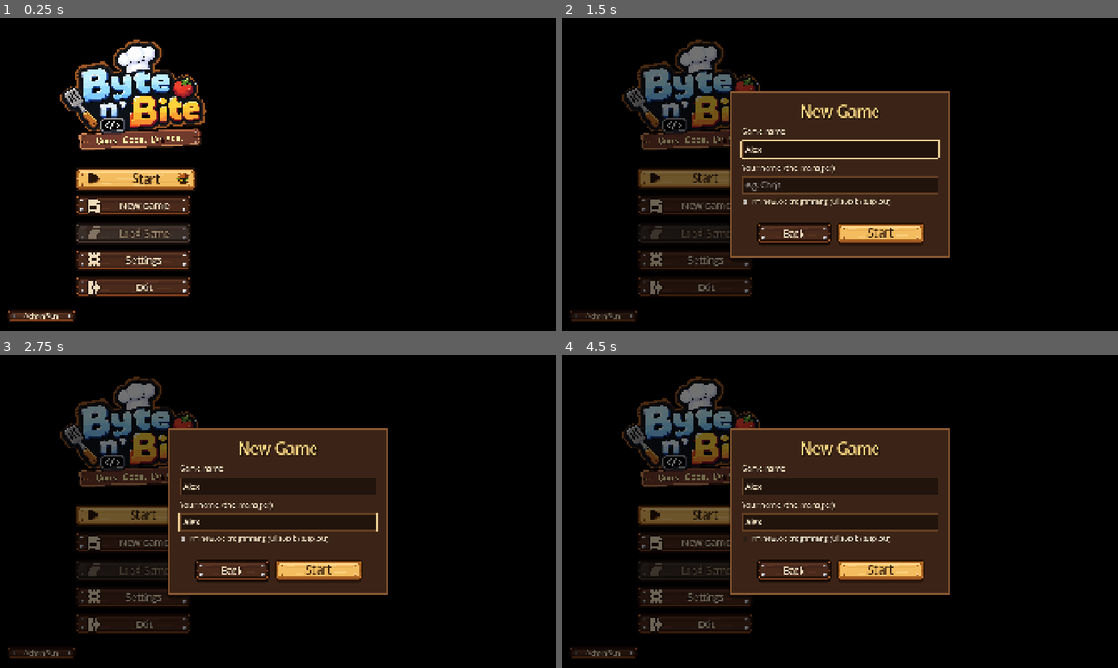
Above: before the commit, frames 1-4 (two rows, left to right).
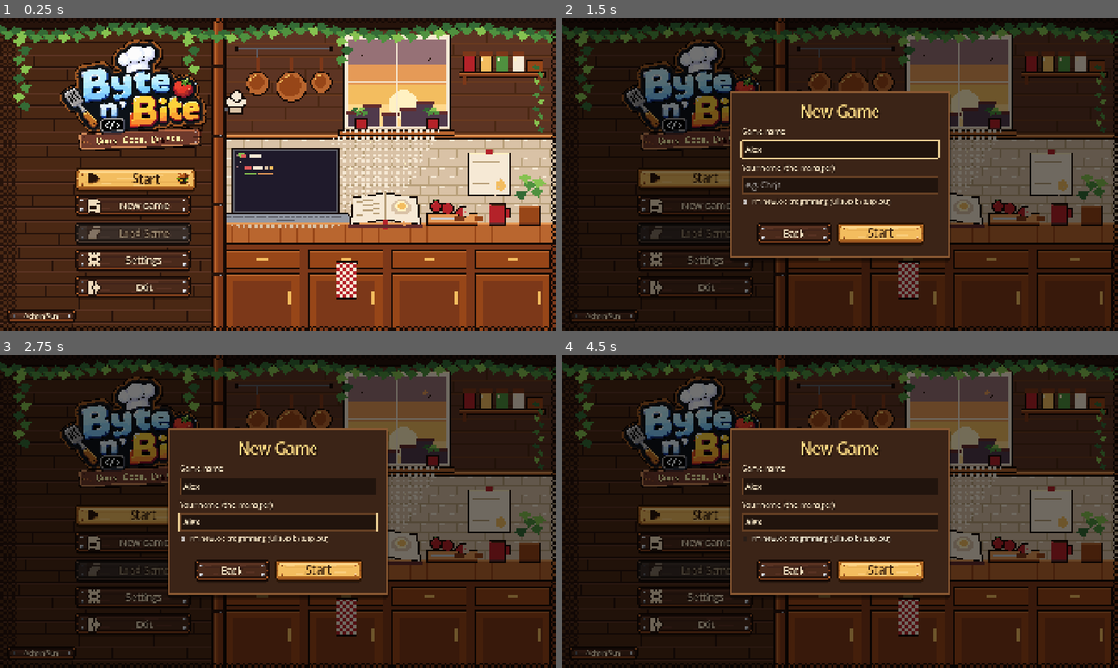
Above: after the commit, the same moments.

Repository: cgpatz/Byte-n-Bite
Game: Godot game, scene res://scenes/main_menu/MainMenu.tscn
The game is run twice, just before and just after one commit, with the same random seed, the same clock (stepped at 60 frames per second) and the same inputs. Video files are missing from this copy of the repository; at most half a second of black plays in their place.
Inputs (mouse positions are in pixels of both pictures, inside the frame that each line leads up to):
- Up to frame 1 (0.25 s): no input
- Up to frame 2 (1.5 s): click "Start" at 0.5 s; click (840, 146) at 1.27 s; type "Alex" at 1.35 s
- Up to frame 3 (2.75 s): click (278, 520) at 1.5 s; type "Alex" at 1.58 s; click "Start" at 2 s
- Up to frame 4 (4.5 s): click "New Game" at 2.75 s; click "New Game" at 3.5 s; click "I'm new to C programming (ful…" at 4.25 s

The runs differ from the first frame. In frame 1, 79% of the frame differs, in the area x 0-100%, y 0-100%; in frame 2, 56%; in frame 3, 56%; in frame 4, 56%.

Commit message:
Main menu: animated 'Code Corner' pixel-art background (8-frame sprite sheet) replaces the old background picture; button design unchanged
Co-Authored-By: Claude Opus 5.5 <noreply@anthropic.com>
Claude-Session: https://claude.ai/code/session_01NeiSajwQCLTWBjc7kvo1js

Diff:
--- a/scenes/main_menu/MainMenu.tscn
+++ b/scenes/main_menu/MainMenu.tscn
@@ -2,23 +2,13 @@
 
 [ext_resource type="Script" uid="uid://dh7lfjrxrt0h5" path="res://scenes/main_menu/main_menu.gd" id="2_script"]
 [ext_resource type="Texture2D" uid="uid://cukutf2dqoshj" path="res://assets/ui/logo/logo.png" id="3_logo"]
-[ext_resource type="Texture2D" uid="uid://2jpgdv0x8cal" path="res://assets/backgrounds/main_menu_bg.png" id="bg_tex"]
-[ext_resource type="VideoStream" uid="uid://bw28ggnyuiha5" path="res://assets/backgrounds/main_menu_bg.ogv" id="bg_video"]
+[ext_resource type="Texture2D" path="res://assets/backgrounds/main_menu_bg_v8.png" id="bg_tex"]
 [ext_resource type="Texture2D" uid="uid://co1ynuno66u2l" path="res://assets/ui/icons/burger.png" id="ic_burger"]
 [ext_resource type="Texture2D" uid="uid://c00axfkcsl1nj" path="res://assets/ui/icons/exit.png" id="ic_exit"]
 [ext_resource type="Texture2D" uid="uid://duc4o30ouos77" path="res://assets/ui/icons/load_game.png" id="ic_load"]
 [ext_resource type="Texture2D" uid="uid://vkuuu6ij0lcf" path="res://assets/ui/icons/new_game.png" id="ic_new"]
 [ext_resource type="Texture2D" uid="uid://cetj7e768diq4" path="res://assets/ui/icons/settings.png" id="ic_settings"]
 [ext_resource type="Texture2D" uid="uid://1pm8aj1dflag" path="res://assets/ui/icons/start_dark.png" id="ic_start"]
-
-[sub_resource type="Gradient" id="Gradient_overlay"]
-offsets = PackedFloat32Array(0, 0.4, 0.7)
-colors = PackedColorArray(0, 0, 0, 0.62, 0, 0, 0, 0.3, 0, 0, 0, 0)
-
-[sub_resource type="GradientTexture2D" id="GradientTexture2D_overlay"]
-gradient = SubResource("Gradient_overlay")
-width = 256
-height = 16
 
 [node name="MainMenu" type="Control" unique_id=60686527]
 layout_mode = 3
@@ -36,33 +26,10 @@
 anchor_bottom = 1.0
 grow_horizontal = 2
 grow_vertical = 2
+texture_filter = 1
 texture = ExtResource("bg_tex")
 expand_mode = 1
 stretch_mode = 6
-
-[node name="BackgroundVideo" type="VideoStreamPlayer" parent="." unique_id=2094412617]
-layout_mode = 1
-anchors_preset = 15
-anchor_right = 1.0
-anchor_bottom = 1.0
-grow_horizontal = 2
-grow_vertical = 2
-mouse_filter = 2
-stream = ExtResource("bg_video")
-autoplay = true
-expand = true
-loop = true
-
-[node name="Overlay" type="TextureRect" parent="." unique_id=891494266]
-layout_mode = 1
-anchors_preset = 15
-anchor_right = 1.0
-anchor_bottom = 1.0
-grow_horizontal = 2
-grow_vertical = 2
-mouse_filter = 2
-texture = SubResource("GradientTexture2D_overlay")
-expand_mode = 1
 
 [node name="MenuColumn" type="VBoxContainer" parent="." unique_id=1990715131]
 layout_mode = 0
--- a/scenes/main_menu/main_menu.gd
+++ b/scenes/main_menu/main_menu.gd
@@ -3,7 +3,11 @@
 ## Art is optional: drop files at the paths below and they're picked up
 ## automatically, or assign textures directly in the Inspector.
 
-const BACKGROUND_PATH := "res://assets/backgrounds/main_menu_bg.png"
+const BACKGROUND_PATH := "res://assets/backgrounds/main_menu_bg_v8.png"
+## "Code Corner" background: 8 frames (4 × 2 sheet, 480×270 each), looped.
+const BG_SHEET_PATH := "res://assets/backgrounds/main_menu_bg_v8_sheet.png"
+const BG_SHEET_GRID := Vector2i(4, 2)
+const BG_FRAME_TIME := 0.22
 const PixelArt := preload("res://scenes/art/pixel_art.gd")
 const LOGO_PATH := "res://assets/ui/logo/logo.png"  # logo + "Cook. Code. Create." in one image
 const ICON_DIR := "res://assets/ui/icons/"
@@ -60,6 +64,8 @@
 func _load_optional_art() -> void:
 	if background.texture == null and ResourceLoader.exists(BACKGROUND_PATH):
 		background.texture = load(BACKGROUND_PATH)
+	background.texture_filter = CanvasItem.TEXTURE_FILTER_NEAREST  # crisp pixel art
+	_start_background_animation()
 	if logo.texture == null and ResourceLoader.exists(LOGO_PATH):
 		logo.texture = load(LOGO_PATH)
 	if logo_placeholder:
@@ -94,6 +100,35 @@
 			PixelArt.button_icon(button, keys)
 
 
+# --- Animated background (sprite sheet) --------------------------------------
+
+var _bg_atlas: AtlasTexture
+var _bg_frame := 0
+var _bg_time := 0.0
+
+
+func _start_background_animation() -> void:
+	if not ResourceLoader.exists(BG_SHEET_PATH):
+		return
+	var sheet: Texture2D = load(BG_SHEET_PATH)
+	_bg_atlas = AtlasTexture.new()
+	_bg_atlas.atlas = sheet
+	_bg_atlas.region = Rect2(Vector2.ZERO, sheet.get_size() / Vector2(BG_SHEET_GRID))
+	background.texture = _bg_atlas
+
+
+func _process(delta: float) -> void:
+	if _bg_atlas == null:
+		return
+	_bg_time += delta
+	if _bg_time < BG_FRAME_TIME:
+		return
+	_bg_time -= BG_FRAME_TIME
+	_bg_frame = (_bg_frame + 1) % (BG_SHEET_GRID.x * BG_SHEET_GRID.y)
+	var fs: Vector2 = _bg_atlas.region.size
+	_bg_atlas.region.position = Vector2(_bg_frame % BG_SHEET_GRID.x, _bg_frame / BG_SHEET_GRID.x) * fs
+
+
 func _add_hover_bounce(button: Button) -> void:
 	button.resized.connect(func(): button.pivot_offset = button.size / 2.0)
 	button.mouse_entered.connect(_tween_scale.bind(button, 1.05))
Not shown, removed: assets/backgrounds/main_menu_bg.ogv.uid
Binary file removed: assets/backgrounds/main_menu_bg.png
Not shown, removed: assets/backgrounds/main_menu_bg.png.import
Binary file added: assets/backgrounds/main_menu_bg_v8.png
Binary file added: assets/backgrounds/main_menu_bg_v8_sheet.png
